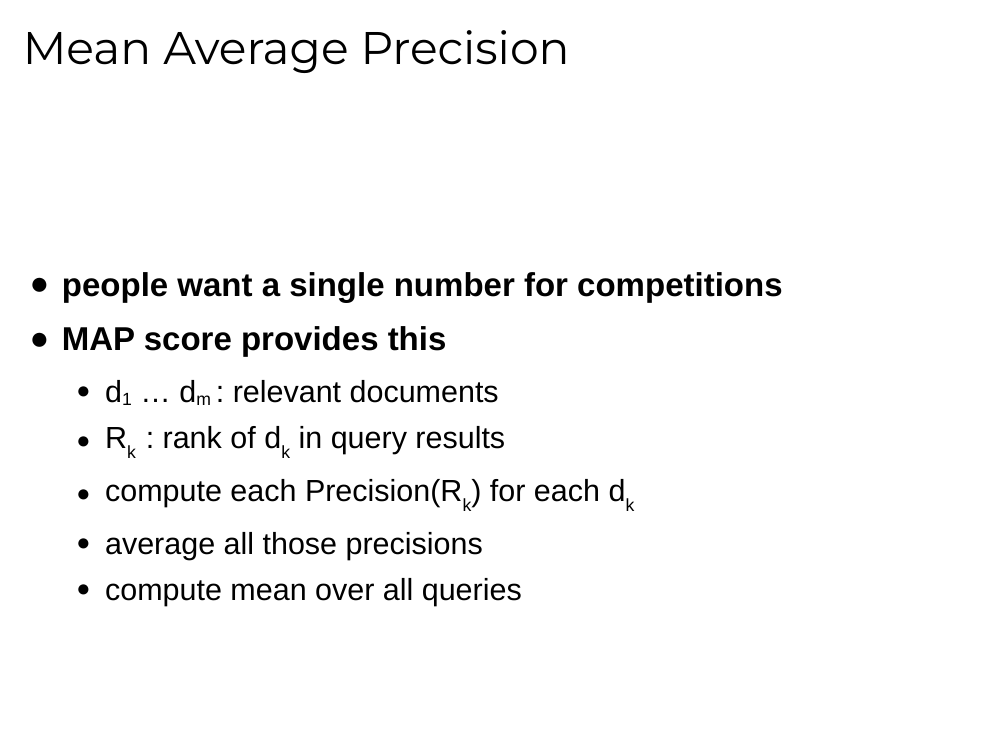
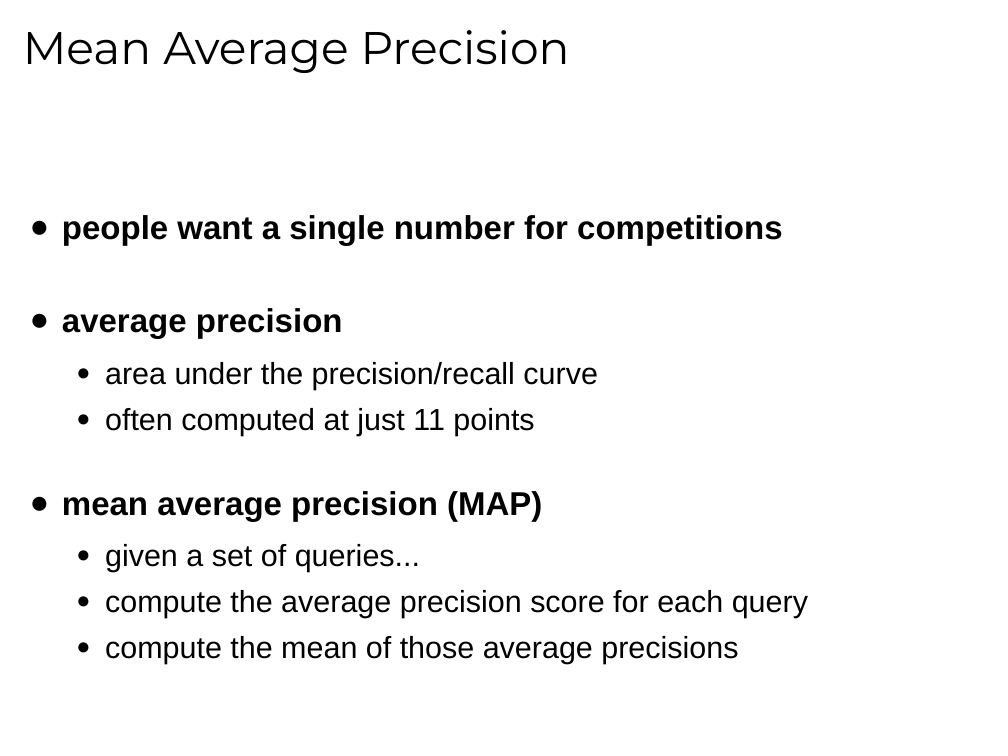
Before and after one commit to tmbdev-teaching/teaching-mmir, a slide deck: slide 10 of 01-textir.odp. Drawn at 1008x756 pixels with LibreOffice and Linux fonts; fonts in the diff are those of the drawing. Boxes give left, top, right and bottom in pixels: in the first picture for what was removed or moved away, otherwise in the second. Text is boxed around its words. In the diff, an @@ line names an element or a change of style, - is before the commit and + after.

```diff
--- a/01-textir.odp
+++ b/01-textir.odp
@@ text at (62,308,808,664): text changed @@
-● MAP score provides this
-  ● d1 … dm : relevant documents
-  ● Rk : rank of dk in query results
-  ● compute each Precision(Rk) for each dk
-  ● average all those precisions
-  ● compute mean over all queries
+● average precision
+  ● area under the precision/recall curve
+  ● often computed at just 11 points
+● mean average precision (MAP)
+  ● given a set of queries...
+  ● compute the average precision score for each query
+  ● compute the mean of those average precisions
```
Also in this commit, not shown: 3 other slides changed, 1 slide added, 1 slide removed, 3 other files.
